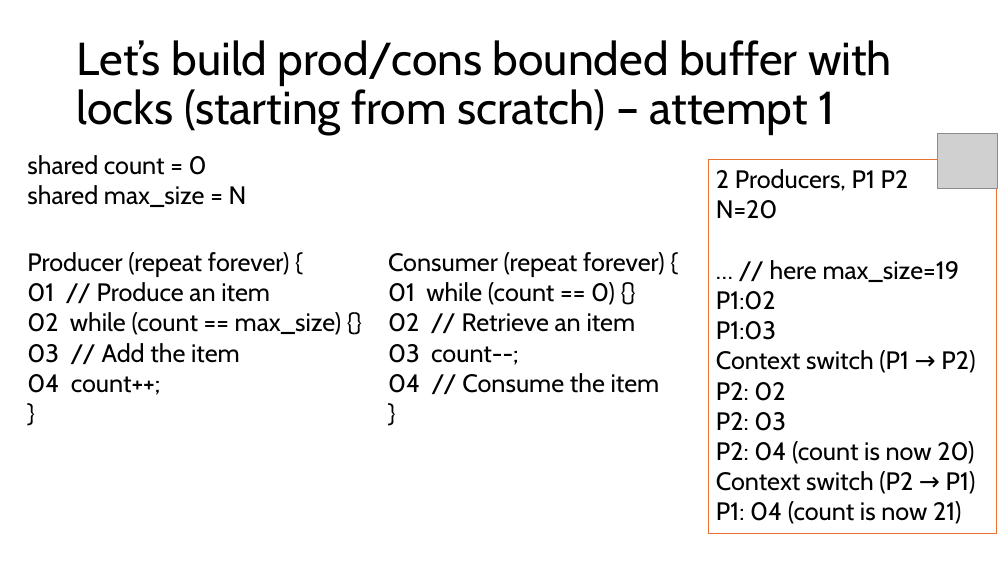
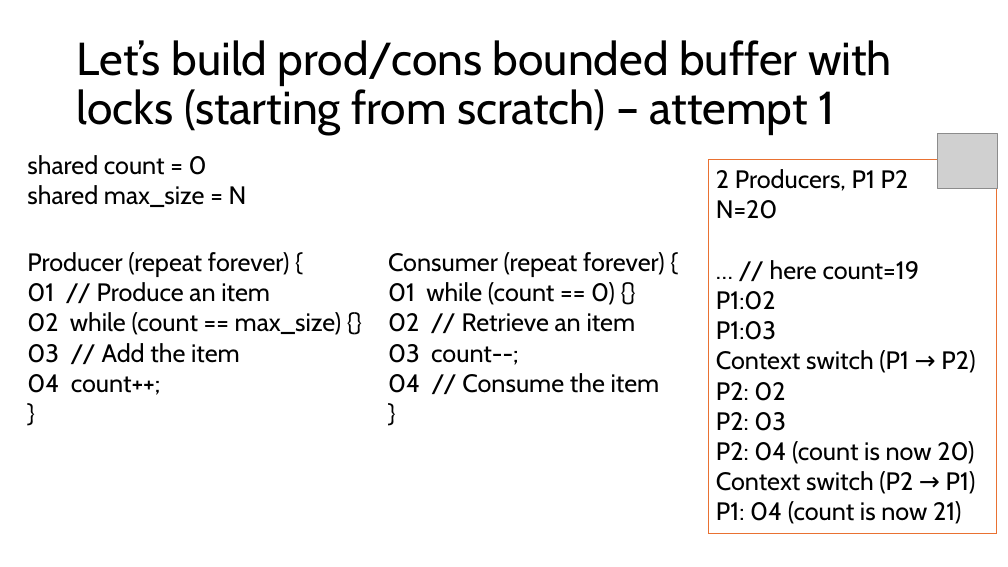
Before and after one commit to vincenzo-gulisano/os_material, a slide deck: slide 7 of lab_3/narrow_bridge_problem.pptx. Drawn at 1008x567 pixels with LibreOffice and Linux fonts; fonts in the diff are those of the drawing; grey boxes stand for pictures. Boxes give left, top, right and bottom in pixels: in the first picture for what was removed or moved away, otherwise in the second. Text is boxed around its words. In the diff, an @@ line names an element or a change of style, - is before the commit and + after.

```diff
--- a/lab_3/narrow_bridge_problem.pptx
+++ b/lab_3/narrow_bridge_problem.pptx
@@ text in rectangle at (770,260,920,280): text changed @@
-… // here max_size=19
+… // here count=19
```
Also in this commit, not shown: 1 other slide changed, 6 other files.
